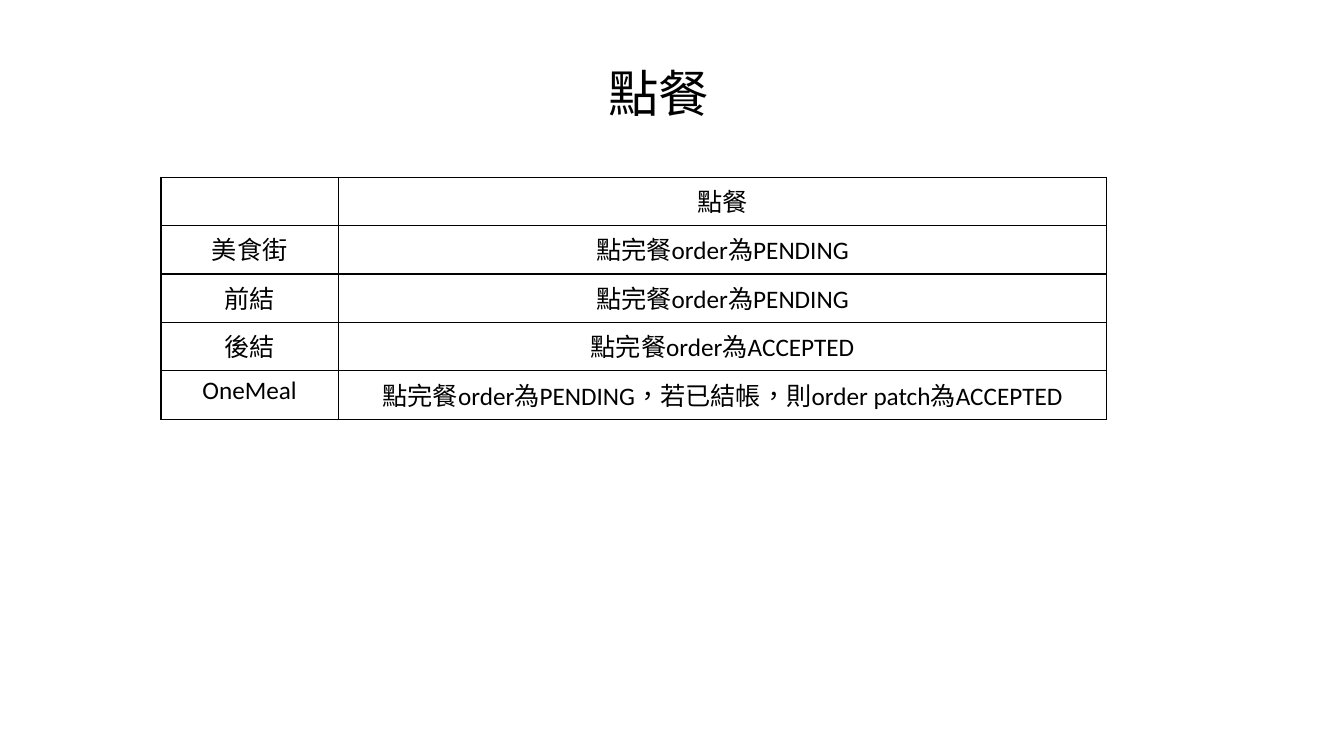
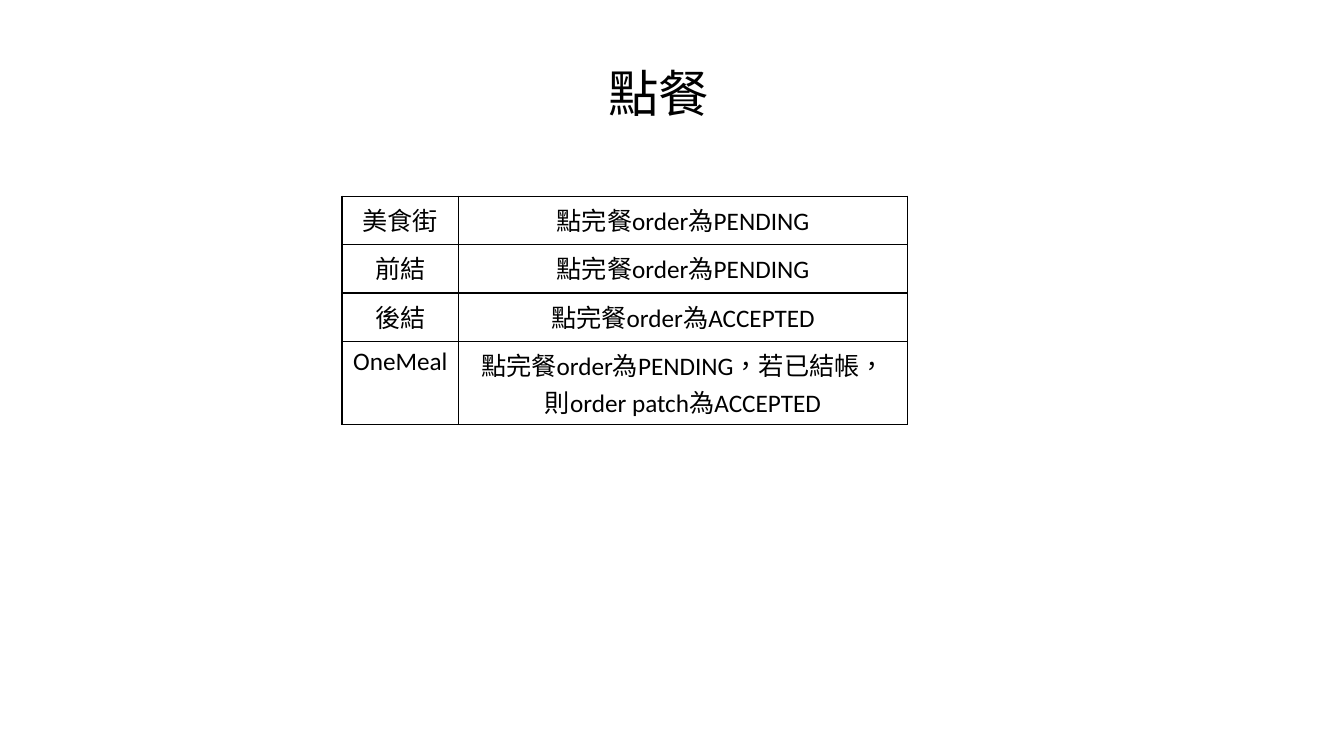
Before and after one commit to Alexandro-0/Alexandro-Doc, a slide deck: slide 2 of OneChef/RIS狀態表.pptx. Drawn at 1344x756 pixels with LibreOffice and Linux fonts; fonts in the diff are those of the drawing. Boxes give left, top, right and bottom in pixels: in the first picture for what was removed or moved away, otherwise in the second. Text is boxed around its words. In the diff, an @@ line names an element or a change of style, - is before the commit and + after.

```diff
--- a/OneChef/RIS狀態表.pptx
+++ b/OneChef/RIS狀態表.pptx
@@ table at [342,197,907,420] @@
-row 1:  | 點餐
@@ table: place and size @@
-table at [161,177,1108,419]
+table at [342,197,907,420]
```
Also in this commit, not shown: 1 other slide changed, 1 slide added, 3 other files.
